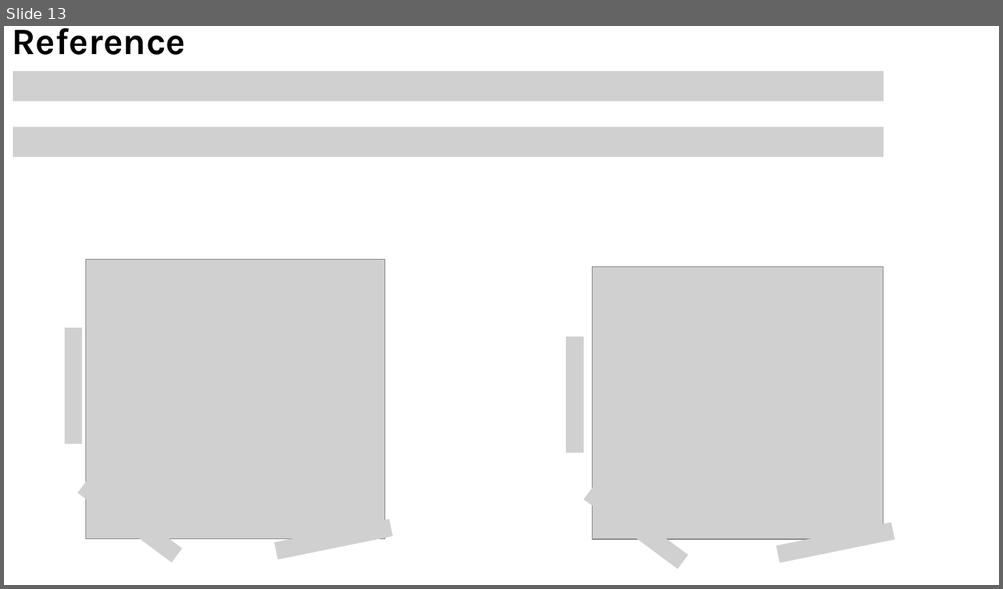
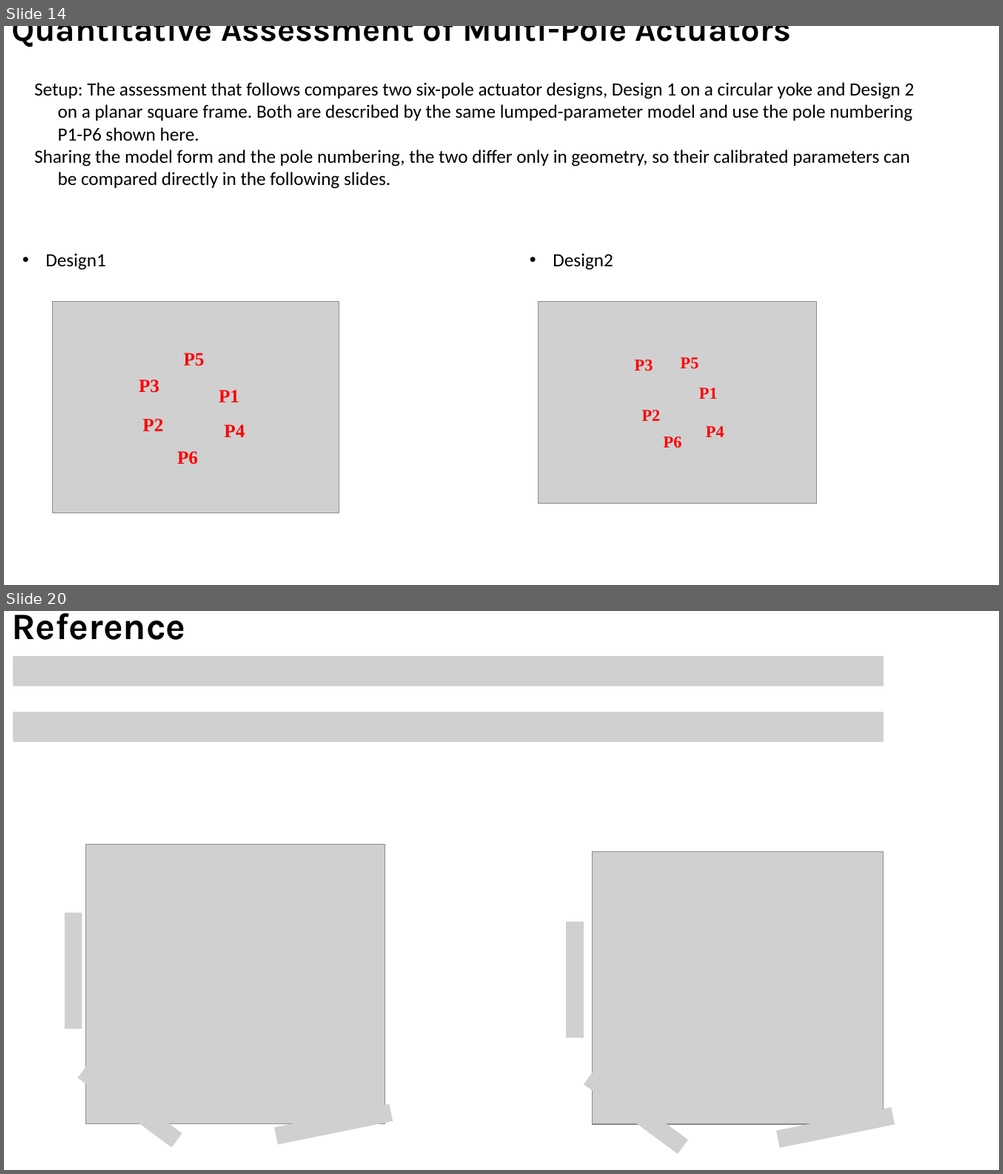
Before and after one commit to sss0933777958-afk/FEM_sim, a slide deck: magnetic_sim/ANSYS/main/figures/Paper_fig_V5.pptx. Shown one above the other, each under a label of ours: slide 13 before the commit, slides 14 and 20 after it; the slides between them are not shown. The pictures are 1003x589 and 1003x1174 pixels, drawn with LibreOffice and Linux fonts; fonts in the diff are those of the drawing; grey boxes stand for pictures. Boxes give left, top, right and bottom in pixels: in the first picture for what was removed or moved away, otherwise in the second. Text is boxed around its words. In the diff, an @@ line names an element or a change of style, - is before the commit and + after.

```diff
--- a/magnetic_sim/ANSYS/main/figures/Paper_fig_V5.pptx
+++ b/magnetic_sim/ANSYS/main/figures/Paper_fig_V5.pptx
@@ slide 14 added at box(4, 26, 999, 585), background #FFFFFF @@
@@ title added at box(11, 26, 791, 47), 32.4 pt, text #000000, bold @@
+Quantitative Assessment of Multi-Pole Actuators
@@ text added at box(34, 82, 914, 189), 18 pt, text #000000 @@
+Setup: The assessment that follows compares two six-pole actuator designs, Design 1 on a circular yoke and Design 2 on a planar square frame. Both are described by the same lumped-parameter model and use the pole numbering P1-P6 shown here.
+Sharing the model form and the pole numbering, the two differ only in geometry, so their calibrated parameters can be compared directly in the following slides.
@@ text added at box(45, 253, 105, 270), 18 pt, text #000000 @@
+• Design1
@@ text added at box(552, 253, 612, 270), 18 pt, text #000000 @@
+• Design2
@@ group added at box(53, 301, 339, 513): 6 texts, 1 picture @@
+P1
+P2
+P3
+P4
+P6
+P5
@@ group added at box(538, 301, 817, 503): 6 texts, 1 picture @@
+P1
+P2
+P3
+P6
+P4
+P5
@@ what was slide 13 is now slide 20 @@
```
Also in this commit, not shown: 9 slides changed, 6 other slides added, 33 other files.
